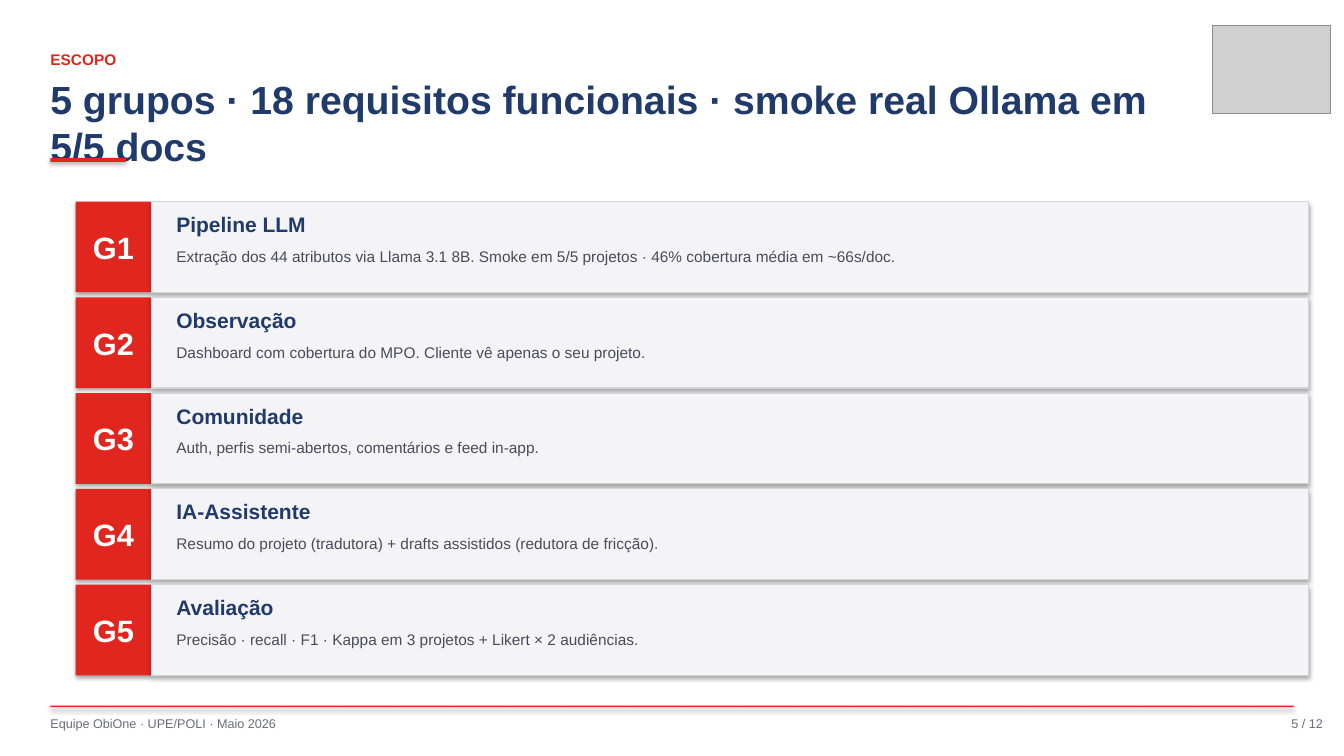
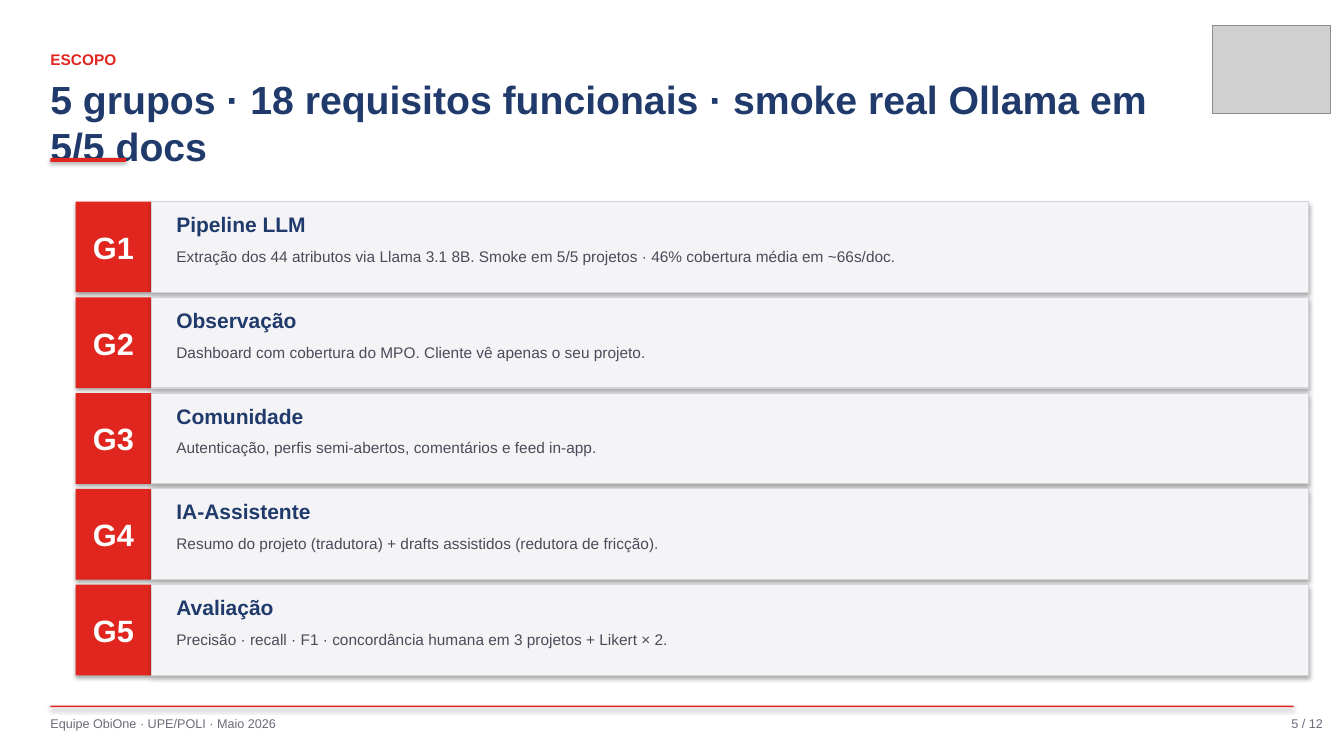
Before and after one commit to raniel90/obione, a slide deck: slide 5 of atividades/apresentacoes/sr1_2026-05-22.pptx. Drawn at 1344x756 pixels with LibreOffice and Linux fonts; fonts in the diff are those of the drawing; grey boxes stand for pictures. Boxes give left, top, right and bottom in pixels: in the first picture for what was removed or moved away, otherwise in the second. Text is boxed around its words. In the diff, an @@ line names an element or a change of style, - is before the commit and + after.

```diff
--- a/atividades/apresentacoes/sr1_2026-05-22.pptx
+++ b/atividades/apresentacoes/sr1_2026-05-22.pptx
@@ text at bbox=[176, 441, 596, 456]: text changed @@
-Auth, perfis semi-abertos, comentários e feed in-app.
+Autenticação, perfis semi-abertos, comentários e feed in-app.
@@ text at bbox=[176, 634, 668, 648]: text changed @@
-Precisão · recall · F1 · Kappa em 3 projetos + Likert × 2 audiências.
+Precisão · recall · F1 · concordância humana em 3 projetos + Likert × 2.
```
Also in this commit, not shown: 9 other slides changed, 2 other files.
